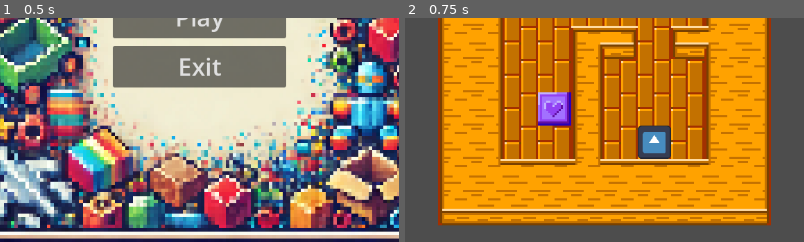
Above: before the commit, frames 1-2 (left to right).
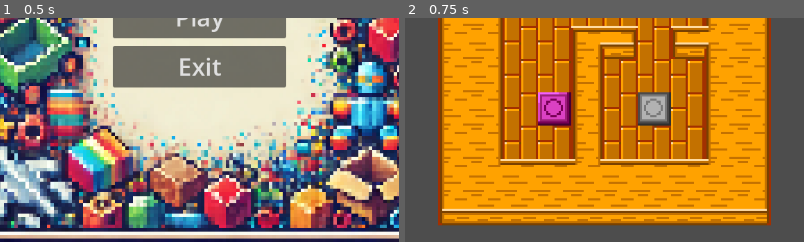
Above: after the commit, the same moments.

Repository: N3K0014/PuzzleGame
Game: Godot game, scene res://Main_Menu/main_menu.tscn
Same seed, same stepped clock (60 frames per second), same inputs: the game is played once before the commit and once after it. The engine's default icon, where the game draws it, is replaced by a stand-in: a white triangle on a blue panel in a dark square.
Inputs:
- Up to frame 1 (0.5 s): no input
- Up to frame 2 (0.75 s): click "Play" at 0.5 s
The pictures show only the part of the screen within x 25-75%, y 50-100%; the shares and areas given below are measured in that part.

Frame 1 is identical in both runs. In frame 2, 3.7% of the frame differs, in the area x 33-67%, y 33-63%.

Commit message:
Added group detection more blank levels

Diff:
--- a/Main_Menu/main_menu.gd
+++ b/Main_Menu/main_menu.gd
@@ -4,4 +4,4 @@
 	get_tree().quit()
 
 func _on_play_button_pressed() -> void:
-	get_tree().change_scene_to_file("res://Scenes/game_scene.tscn")
+	get_tree().change_scene_to_file("res://Scenes/Levels/level_1.tscn")
--- a/Scenes/game_scene.tscn
+++ b/Scenes/Levels/level_1.tscn
@@ -1,29 +1,29 @@
-[gd_scene load_steps=7 format=4 uid="uid://cc1a2ye25pnme"]
+[gd_scene load_steps=7 format=4 uid="uid://8a8uxd63r2m1"]
 
-[ext_resource type="PackedScene" uid="uid://dkd8ud5lmesyh" path="res://Scenes/player.tscn" id="1_3ifn7"]
-[ext_resource type="Script" path="res://Scenes/game_scene.gd" id="1_vbgvu"]
-[ext_resource type="PackedScene" uid="uid://cdijncj0n7ufl" path="res://Scenes/camera.tscn" id="3_bdm14"]
-[ext_resource type="PackedScene" uid="uid://dec4w63mqh6vm" path="res://Scenes/Objects/box.tscn" id="3_hjito"]
-[ext_resource type="PackedScene" uid="uid://5ip5urigq6uh" path="res://Scenes/Objects/spot.tscn" id="4_jg1dn"]
-[ext_resource type="PackedScene" uid="uid://3a0hwima3evc" path="res://Scenes/TileSet.tscn" id="5_agfbc"]
+[ext_resource type="Script" path="res://Scenes/Levels/level_1.gd" id="1_ao2ll"]
+[ext_resource type="PackedScene" uid="uid://dkd8ud5lmesyh" path="res://Scenes/player.tscn" id="1_wu560"]
+[ext_resource type="PackedScene" uid="uid://cdijncj0n7ufl" path="res://Scenes/camera.tscn" id="2_fd5jm"]
+[ext_resource type="PackedScene" uid="uid://bgfwlvipg3rlk" path="res://Scenes/Objects/circle_spot.tscn" id="4_waxph"]
+[ext_resource type="PackedScene" uid="uid://3a0hwima3evc" path="res://Scenes/TileSet.tscn" id="5_d0vn0"]
+[ext_resource type="PackedScene" uid="uid://bmbfj70n2mi8p" path="res://Scenes/Objects/circle_box.tscn" id="5_mx87m"]
 
-[node name="Game_Scene" type="Node2D"]
-script = ExtResource("1_vbgvu")
+[node name="Level1" type="Node2D"]
+script = ExtResource("1_ao2ll")
 
-[node name="Player" parent="." instance=ExtResource("1_3ifn7")]
+[node name="Player" parent="." instance=ExtResource("1_wu560")]
 position = Vector2(160, 64)
 
-[node name="Camera2D" parent="." instance=ExtResource("3_bdm14")]
+[node name="Camera2D" parent="." instance=ExtResource("2_fd5jm")]
 
 [node name="Spots" type="Node" parent="."]
 
-[node name="Spot" parent="Spots" instance=ExtResource("4_jg1dn")]
-position = Vector2(208, 160)
+[node name="CircleSpot" parent="Spots" instance=ExtResource("4_waxph")]
+position = Vector2(208, 144)
 
-[node name="Box2" type="Node" parent="."]
+[node name="Box" type="Node" parent="."]
 
-[node name="Box" parent="Box2" instance=ExtResource("3_hjito")]
+[node name="CircleBox" parent="Box" instance=ExtResource("5_mx87m")]
 position = Vector2(160, 144)
 
-[node name="TileSet" parent="." instance=ExtResource("5_agfbc")]
+[node name="TileSet" parent="." instance=ExtResource("5_d0vn0")]
 tile_map_data = PackedByteArray("AAAHAAEAAAAAAAEAAAAHAAIAAAAAAAEAAAAHAAMAAAAAAAEAAAAHAAQAAAAAAAEAAAAHAAUAAAAAAAEAAAAHAA …(2000 unchanged characters)…
--- /dev/null
+++ b/Scenes/Levels/level_2.tscn
@@ -0,0 +1,3 @@
+[gd_scene format=3 uid="uid://ihd8nliknam4"]
+
+[node name="Level2" type="Node2D"]
--- /dev/null
+++ b/Scenes/Levels/level_3.tscn
@@ -0,0 +1,3 @@
+[gd_scene format=3 uid="uid://4ab1qfvcc75d"]
+
+[node name="Level3" type="Node2D"]
--- /dev/null
+++ b/Scenes/Levels/level_4.tscn
@@ -0,0 +1,3 @@
+[gd_scene format=3 uid="uid://bcrjspuewiuo3"]
+
+[node name="level4" type="Node2D"]
--- /dev/null
+++ b/Scenes/Levels/level_5.tscn
@@ -0,0 +1,3 @@
+[gd_scene format=3 uid="uid://ddxaq23f2eedj"]
+
+[node name="Level5" type="Node2D"]
--- a/Scenes/Objects/box.tscn
+++ /dev/null
@@ -1,23 +0,0 @@
-[gd_scene load_steps=4 format=3 uid="uid://dec4w63mqh6vm"]
-
-[ext_resource type="Script" path="res://Scenes/Objects/box.gd" id="1_rf6eg"]
-[ext_resource type="Texture2D" uid="uid://h1ortcon3ady" path="res://Assets/Blocks/Purple_cube.png" id="2_rwjni"]
-
-[sub_resource type="RectangleShape2D" id="RectangleShape2D_r2y3p"]
-size = Vector2(16, 16)
-
-[node name="Box" type="CharacterBody2D" groups=["box"]]
-position = Vector2(128, 64)
-script = ExtResource("1_rf6eg")
-
-[node name="Sprite2D" type="Sprite2D" parent="."]
-texture = ExtResource("2_rwjni")
-centered = false
-
-[node name="CollisionShape2D" type="CollisionShape2D" parent="."]
-position = Vector2(8, 8)
-shape = SubResource("RectangleShape2D_r2y3p")
-
-[node name="RayCast2D" type="RayCast2D" parent="."]
-position = Vector2(8, 8)
-target_position = Vector2(0, 16)
--- /dev/null
+++ b/Scenes/Objects/circle_box.tscn
@@ -0,0 +1,22 @@
+[gd_scene load_steps=4 format=3 uid="uid://bmbfj70n2mi8p"]
+
+[ext_resource type="Script" path="res://circle_box.gd" id="1_q61ss"]
+[ext_resource type="Texture2D" uid="uid://pbt4l8gq7o44" path="res://Assets/PushBlocks_Goal/block_circle.png" id="2_awekj"]
+
+[sub_resource type="RectangleShape2D" id="RectangleShape2D_omh53"]
+size = Vector2(16, 16)
+
+[node name="CircleBox" type="CharacterBody2D" groups=["CircleBox", "box"]]
+script = ExtResource("1_q61ss")
+
+[node name="Sprite2D" type="Sprite2D" parent="." groups=["box"]]
+texture = ExtResource("2_awekj")
+centered = false
+
+[node name="CollisionShape2D" type="CollisionShape2D" parent="." groups=["box"]]
+position = Vector2(8, 8)
+shape = SubResource("RectangleShape2D_omh53")
+
+[node name="RayCast2D" type="RayCast2D" parent="."]
+position = Vector2(8, 8)
+target_position = Vector2(0, 16)
--- /dev/null
+++ b/Scenes/Objects/circle_spot.gd
@@ -0,0 +1,11 @@
+extends Area2D
+
+var occupied = false
+
+func _on_body_entered(body: Node2D) -> void:
+	if body.is_in_group('CircleBox'):
+		occupied = true
+
+func _on_body_exited(body: Node2D) -> void:
+	if body.is_in_group('CircleBox'):
+		occupied = false
--- /dev/null
+++ b/Scenes/Objects/circle_spot.tscn
@@ -0,0 +1,22 @@
+[gd_scene load_steps=4 format=3 uid="uid://bgfwlvipg3rlk"]
+
+[ext_resource type="Texture2D" uid="uid://hdqouq6hqq2e" path="res://Assets/PushBlocks_Goal/floor_goal_circle.png" id="1_5h01x"]
+[ext_resource type="Script" path="res://Scenes/Objects/circle_spot.gd" id="1_bps0p"]
+
+[sub_resource type="RectangleShape2D" id="RectangleShape2D_rum4j"]
+size = Vector2(16, 16)
+
+[node name="CircleSpot" type="Area2D"]
+script = ExtResource("1_bps0p")
+
+[node name="Sprite2D" type="Sprite2D" parent="."]
+texture = ExtResource("1_5h01x")
+centered = false
+
+[node name="CollisionShape2D" type="CollisionShape2D" parent="."]
+position = Vector2(8, 8)
+scale = Vector2(0.9, 0.9)
+shape = SubResource("RectangleShape2D_rum4j")
+
+[connection signal="body_entered" from="." to="." method="_on_body_entered"]
+[connection signal="body_exited" from="." to="." method="_on_body_exited"]
--- a/Scenes/camera.gd
+++ b/Scenes/camera.gd
@@ -1,15 +1,4 @@
 extends Camera2D
-
-
-# Called when the node enters the scene tree for the first time.
-func _ready() -> void:
-	pass # Replace with function body.
-
-
-# Called every frame. 'delta' is the elapsed time since the previous frame.
-func _process(delta: float) -> void:
-	pass
-
 
 func _on_confirmation_dialog_confirmed() -> void:
 	get_tree().quit()
--- a/project.godot
+++ b/project.godot
@@ -18,6 +18,13 @@
 [display]
 
 window/size/resizable=false
+
+[global_group]
+
+box=""
+SquareBox=""
+TriangleBox=""
+CircleBox=""
 
 [input]
 
Binary file added: Assets/PushBlocks_Goal/block_circle.png
Not shown, added: Assets/PushBlocks_Goal/block_circle.png.import
Binary file added: Assets/PushBlocks_Goal/block_square.png
Not shown, added: Assets/PushBlocks_Goal/block_square.png.import
Binary file added: Assets/PushBlocks_Goal/block_triangle.png
Not shown, added: Assets/PushBlocks_Goal/block_triangle.png.import
Binary file added: Assets/PushBlocks_Goal/floor_goal_circle.png
Not shown, added: Assets/PushBlocks_Goal/floor_goal_circle.png.import
Renamed: Scenes/game_scene.gd -> Scenes/Levels/level_1.gd
Renamed: Scenes/Objects/box.gd -> circle_box.gd
